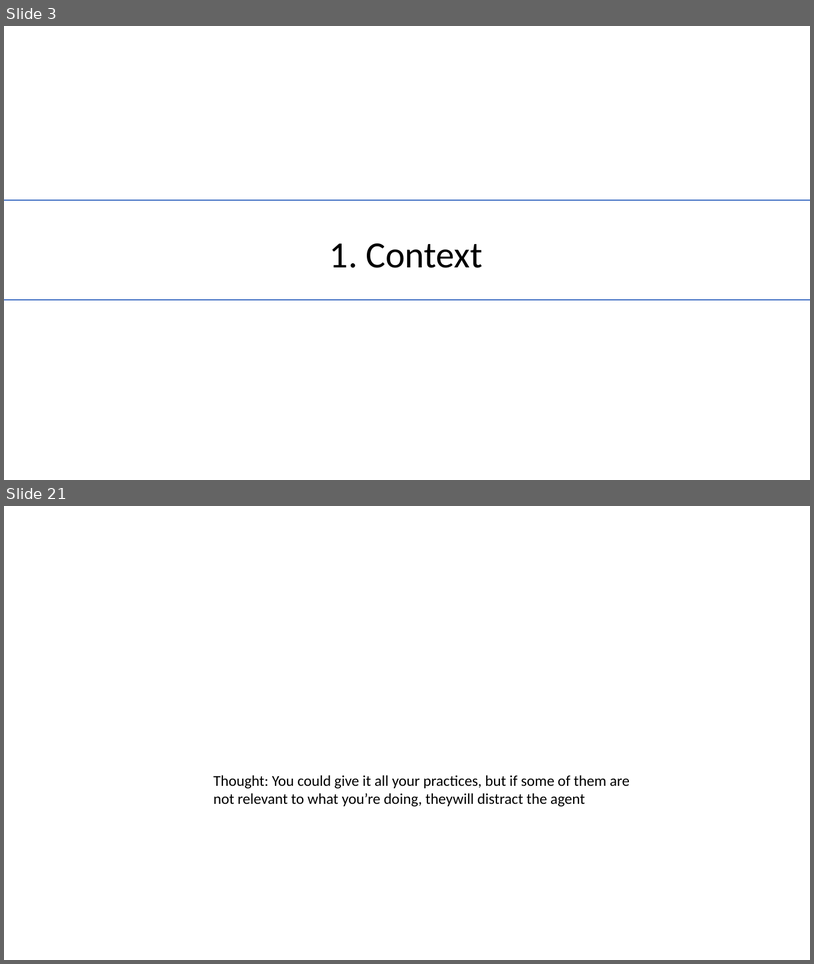
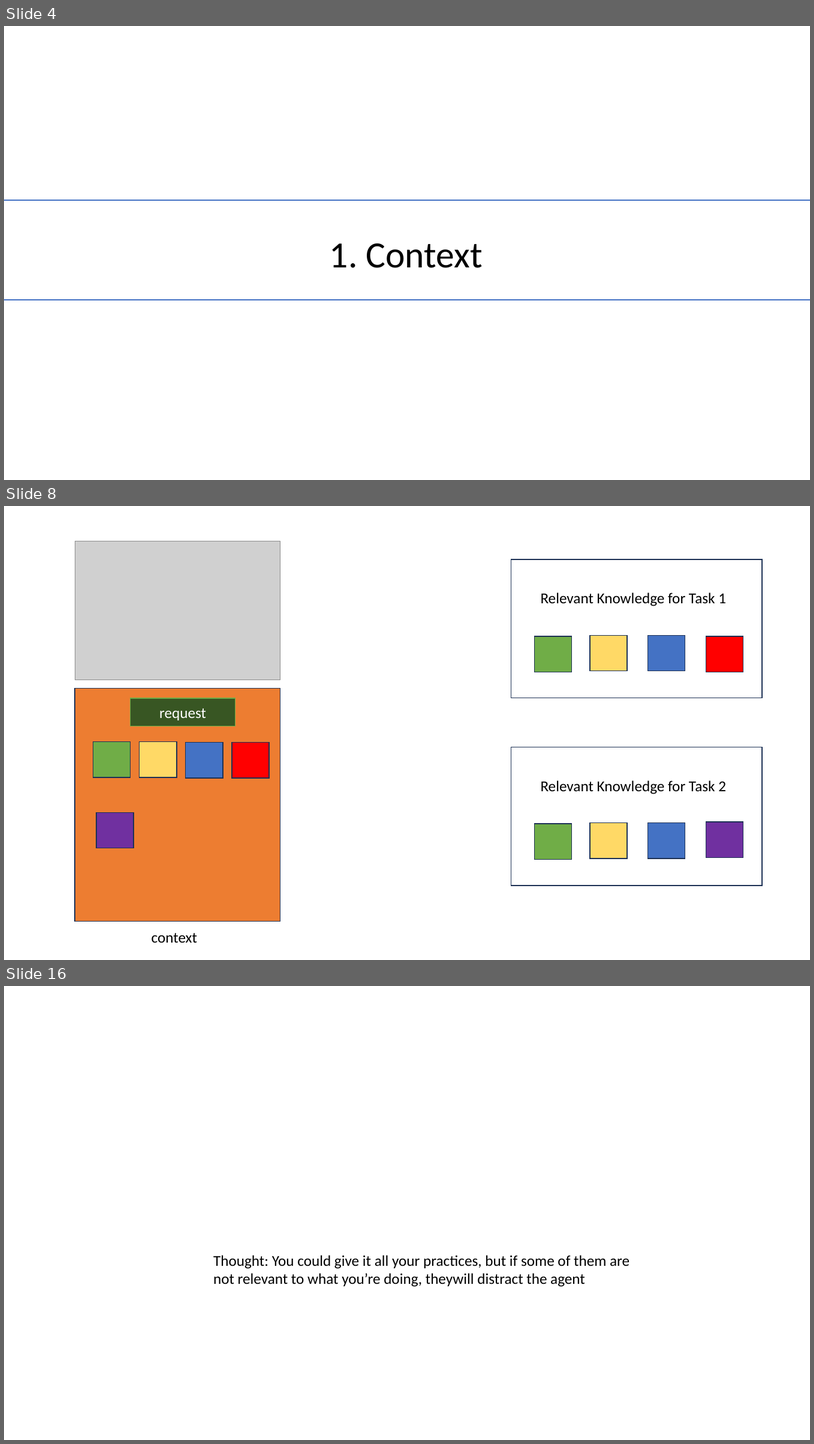
Before and after one commit to lexler/Talks, a slide deck: Slides/Core Patterns for Coding with AI.pptx. Shown one above the other, each under a label of ours: slides 3 and 21 before the commit, slides 4, 8 and 16 after it; the slides between them are not shown. The pictures are 814x964 and 814x1444 pixels, drawn with LibreOffice and Linux fonts; fonts in the diff are those of the drawing; grey boxes stand for pictures. Boxes give left, top, right and bottom in pixels: in the first picture for what was removed or moved away, otherwise in the second. Text is boxed around its words. In the diff, an @@ line names an element or a change of style, - is before the commit and + after.

```diff
--- a/Slides/Core Patterns for Coding with AI.pptx
+++ b/Slides/Core Patterns for Coding with AI.pptx
@@ slide 8 added at bbox=[4, 506, 810, 960], background #FFFFFF @@
@@ picture added at bbox=[75, 541, 281, 679] @@
@@ rectangle added at bbox=[512, 559, 762, 698], outline #1E3256 1 pt @@
@@ text added at bbox=[541, 592, 726, 606], 18 pt, text #000000 @@
+Relevant Knowledge for Task 1
@@ rectangle added at bbox=[535, 636, 573, 672], fill #70AD47, outline #1E3256 1 pt @@
@@ rectangle added at bbox=[590, 636, 628, 671], fill #FFD966, outline #1E3256 1 pt @@
@@ rectangle added at bbox=[648, 636, 686, 671], fill #4472C4, outline #1E3256 1 pt @@
@@ rectangle added at bbox=[707, 636, 744, 672], fill #FF0000, outline #1E3256 1 pt @@
@@ rectangle added at bbox=[75, 688, 281, 921], fill #ED7D31, outline #1E3256 1 pt @@
@@ rectangle added at bbox=[131, 698, 235, 726], fill #385723, outline #70AD47 1 pt, 18 pt, text #FFFFFF @@
+request
@@ rectangle added at bbox=[93, 741, 131, 777], fill #70AD47, outline #1E3256 1 pt @@
@@ rectangle added at bbox=[140, 741, 177, 777], fill #FFD966, outline #1E3256 1 pt @@
@@ rectangle added at bbox=[185, 742, 223, 778], fill #4472C4, outline #1E3256 1 pt @@
@@ rectangle added at bbox=[232, 742, 270, 778], fill #FF0000, outline #1E3256 1 pt @@
@@ rectangle added at bbox=[512, 747, 762, 885], outline #1E3256 1 pt @@
@@ text added at bbox=[541, 780, 726, 794], 18 pt, text #000000 @@
+Relevant Knowledge for Task 2
@@ rectangle added at bbox=[96, 812, 134, 848], fill #7030A0, outline #1E3256 1 pt @@
@@ rectangle added at bbox=[535, 823, 573, 859], fill #70AD47, outline #1E3256 1 pt @@
@@ rectangle added at bbox=[590, 822, 628, 858], fill #FFD966, outline #1E3256 1 pt @@
@@ rectangle added at bbox=[648, 822, 686, 858], fill #4472C4, outline #1E3256 1 pt @@
@@ rectangle added at bbox=[707, 822, 744, 858], fill #7030A0, outline #1E3256 1 pt @@
@@ text added at bbox=[152, 933, 197, 942], 18 pt, text #000000 @@
+context
@@ what was slide 3 is now slide 4 @@
@@ what was slide 21 is now slide 16 @@
```
Also in this commit, not shown: 1 slide changed, 10 other slides added, 16 slides removed.
